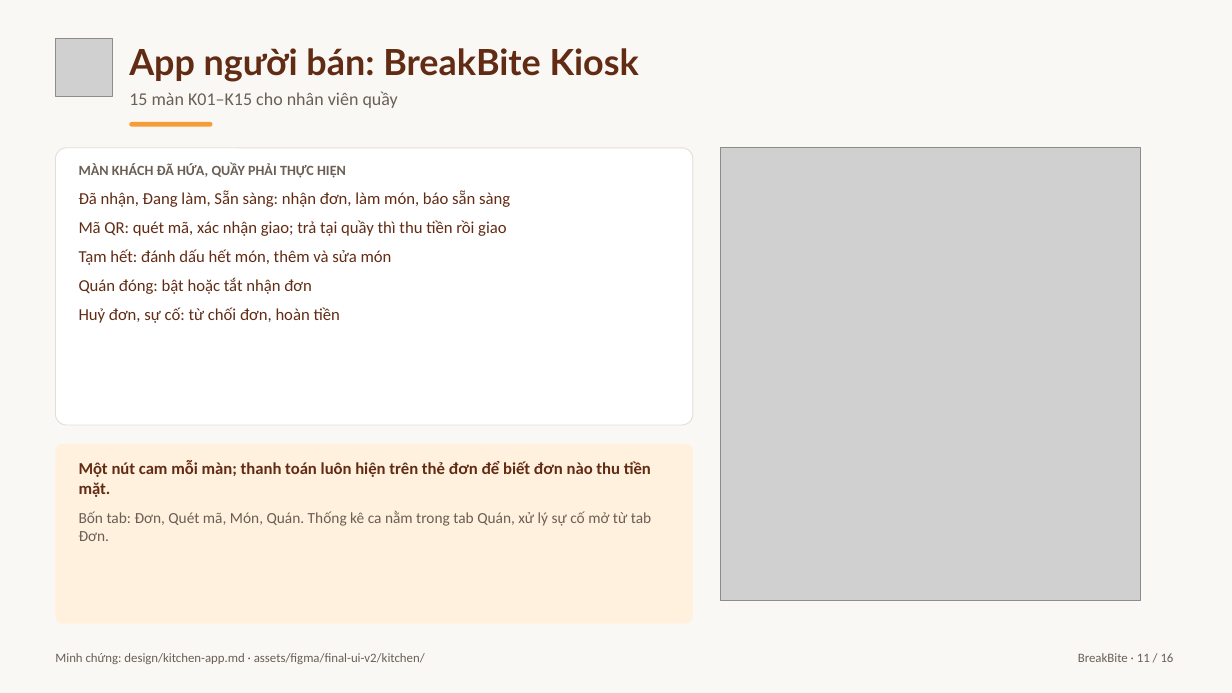
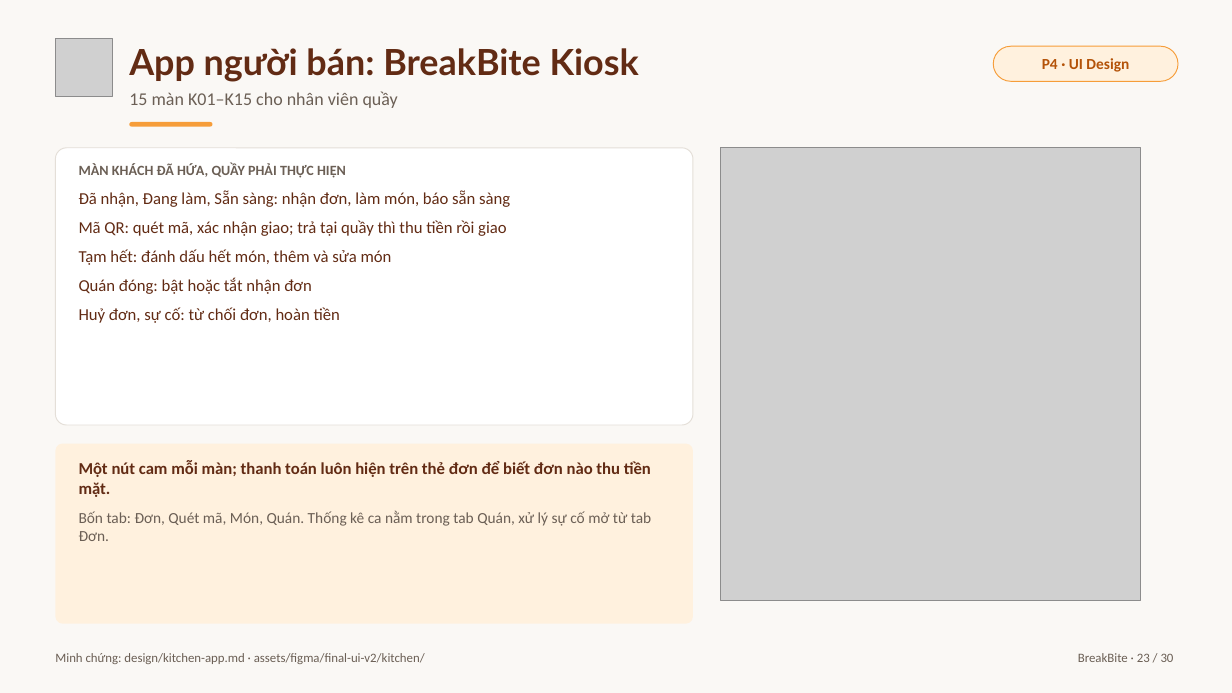
Before and after one commit to baonv0817/PRM323-Lab2-Group2, a slide deck: slide 23 of slides/BreakBite_Lab2_Presentation.pptx (slide 11 before the commit). Drawn at 1232x693 pixels with LibreOffice and Linux fonts; fonts in the diff are those of the drawing; grey boxes stand for pictures. Boxes give left, top, right and bottom in pixels: in the first picture for what was removed or moved away, otherwise in the second. Text is boxed around its words. In the diff, an @@ line names an element or a change of style, - is before the commit and + after.

Commit message:
Rebuild slide deck in 30 slides following the P0-P5 design process; refresh concept board and scripts

```diff
--- a/slides/BreakBite_Lab2_Presentation.pptx
+++ b/slides/BreakBite_Lab2_Presentation.pptx
@@ rounded rectangle added at bbox=[994, 46, 1178, 81], fill #FFF1DE, outline #F69D39 0.75 pt @@
@@ text added at bbox=[1042, 58, 1129, 72], 12 pt, text #B45309, bold @@
+P4 · UI Design
@@ text at bbox=[1078, 653, 1174, 662]: text changed @@
-BreakBite · 11 / 16
+BreakBite · 23 / 30
```
Also in this commit, not shown: 9 other slides changed, 20 slides added, 6 slides removed, 9 other files.
